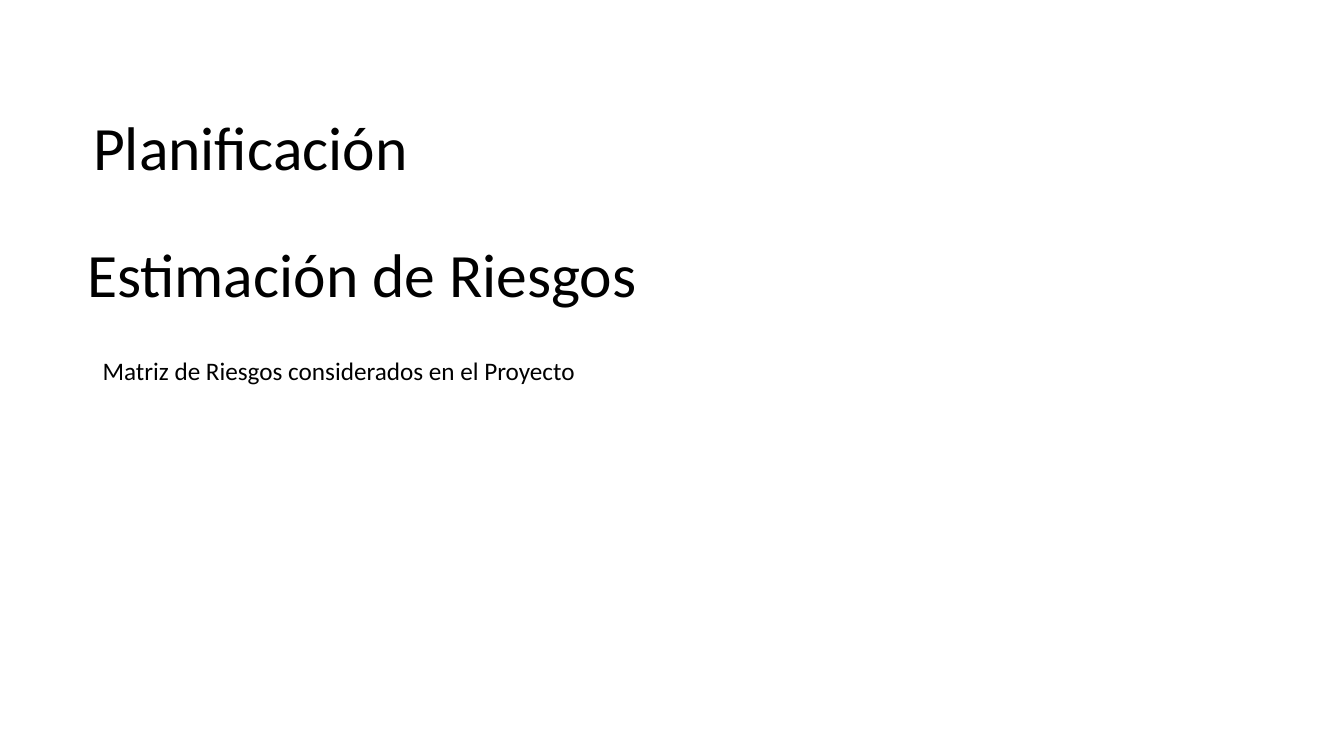
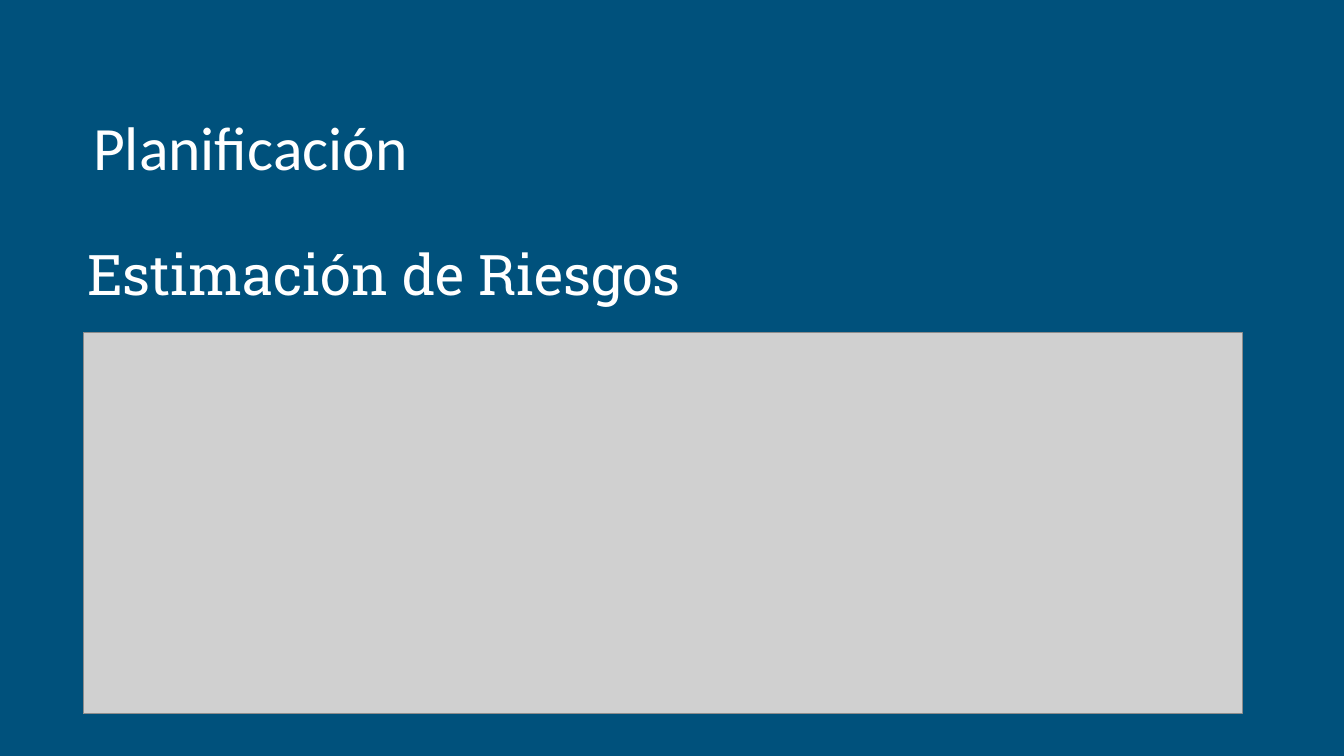
Before and after one commit to RashRiper/Proyecto-WEBNOVA, a slide deck: slide 11 of Fase_1.0/IT1-Estructura Presentación-Portafolio de Título Ing.Informática.pptx. Drawn at 1344x756 pixels with LibreOffice and Linux fonts; fonts in the diff are those of the drawing; grey boxes stand for pictures; background and template pictures are left out. Boxes give left, top, right and bottom in pixels: in the first picture for what was removed or moved away, otherwise in the second. Text is boxed around its words. In the diff, an @@ line names an element or a change of style, - is before the commit and + after.

```diff
--- a/Fase_1.0/IT1-Estructura Presentación-Portafolio de Título Ing.Informática.pptx
+++ b/Fase_1.0/IT1-Estructura Presentación-Portafolio de Título Ing.Informática.pptx
@@ background picture (left out) to #00517C @@
@@ text "Planificación" at bbox=[93, 127, 407, 171]: text colour #000000 to #FFFFFF @@
@@ title "Estimación de Riesgos" at bbox=[87, 252, 681, 307]: size 44 to 40 pt, font Calibri to Roboto Slab, text colour #000000 to #FFFFFF @@
@@ picture added at bbox=[83, 333, 1242, 714] @@
@@ text removed at bbox=[103, 362, 574, 385] @@
-Matriz de Riesgos considerados en el Proyecto
```
Also in this commit, not shown: 11 other slides changed, 1 slide added, 1 slide removed, 7 other files.
